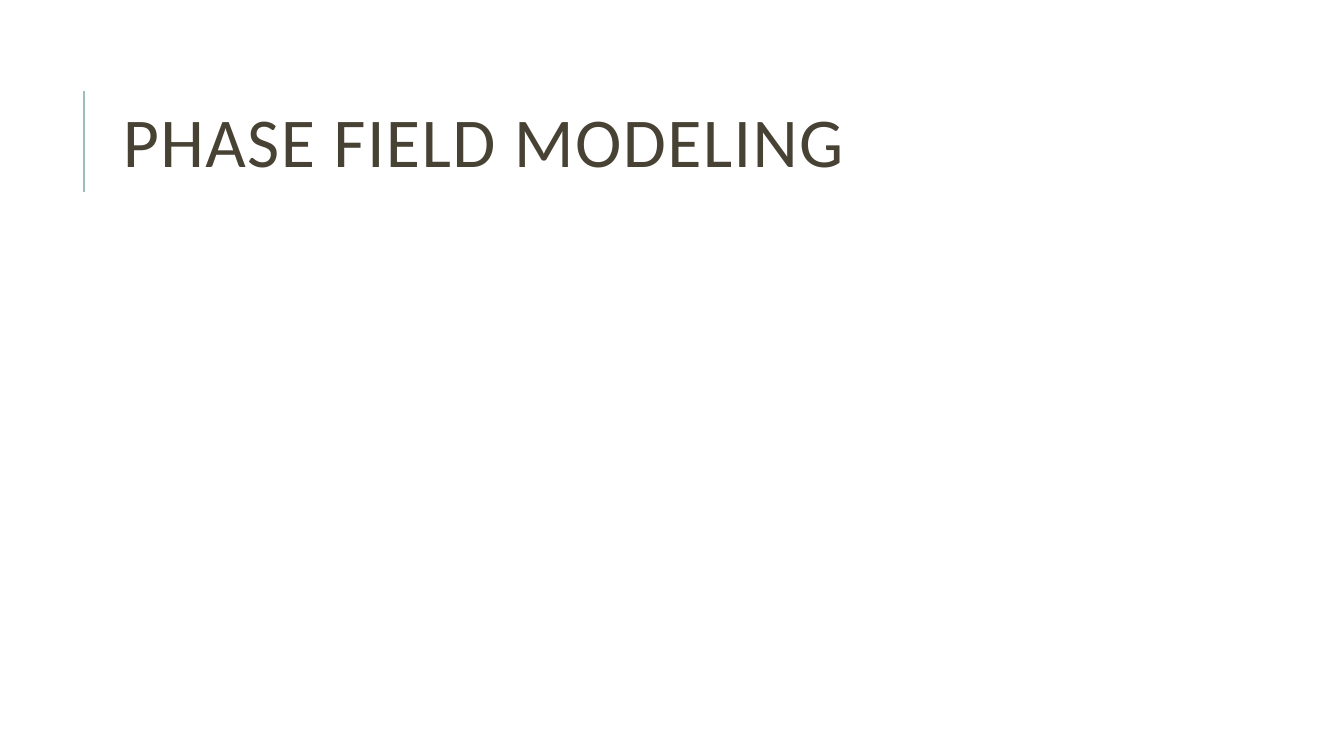
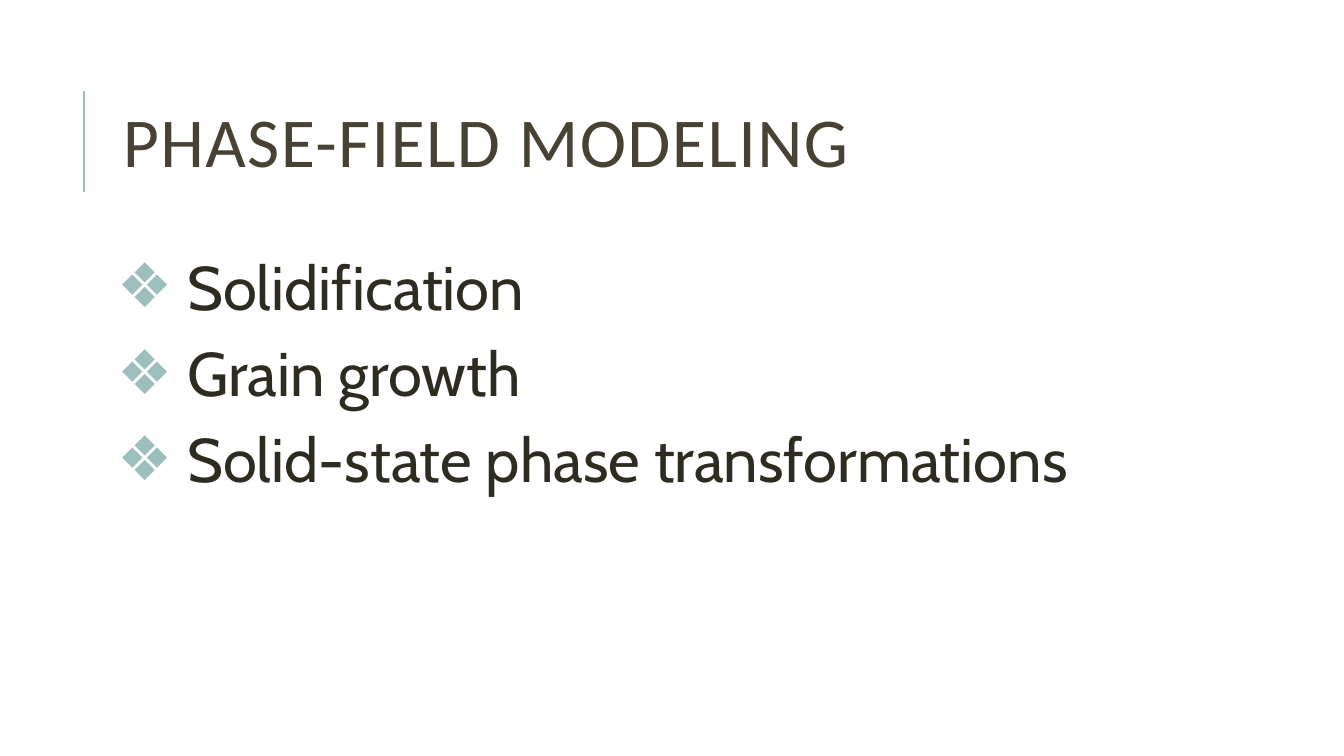
Before and after one commit to mblai35/Phase-FieldModelingFEM, a slide deck: slide 2 of PFMFEM.pptx. Drawn at 1344x756 pixels with LibreOffice and Linux fonts; fonts in the diff are those of the drawing. Boxes give left, top, right and bottom in pixels: in the first picture for what was removed or moved away, otherwise in the second. Text is boxed around its words. In the diff, an @@ line names an element or a change of style, - is before the commit and + after.

```diff
--- a/PFMFEM.pptx
+++ b/PFMFEM.pptx
@@ title at bbox=[123, 121, 848, 168]: text changed @@
-PHASE FIELD MODELING
+PHASE-FIELD MODELING
@@ text added at bbox=[187, 263, 1068, 496], 44 pt, text #2E2B21 @@
+❖ Solidification
+❖ Grain growth
+❖ Solid-state phase transformations
```
Also in this commit, not shown: 3 other slides changed, 2 slides added, 2 other files.
